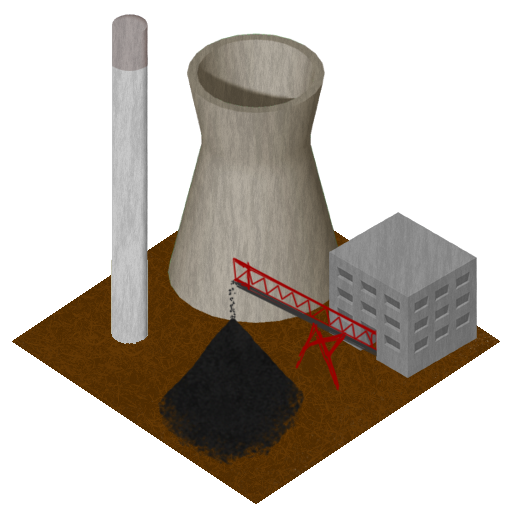
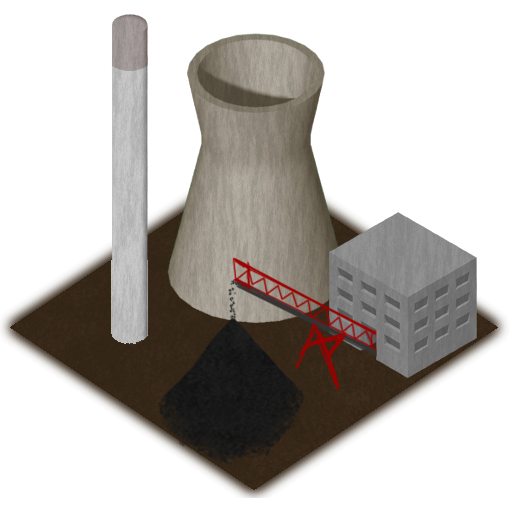
Layers edited between the first and the second 512px x 512px image:
added layer "Layer 7" above "Layer 6" over bbox(0, 189, 510, 498)
hid "ground", painted on it over bbox(12, 189, 500, 504)
